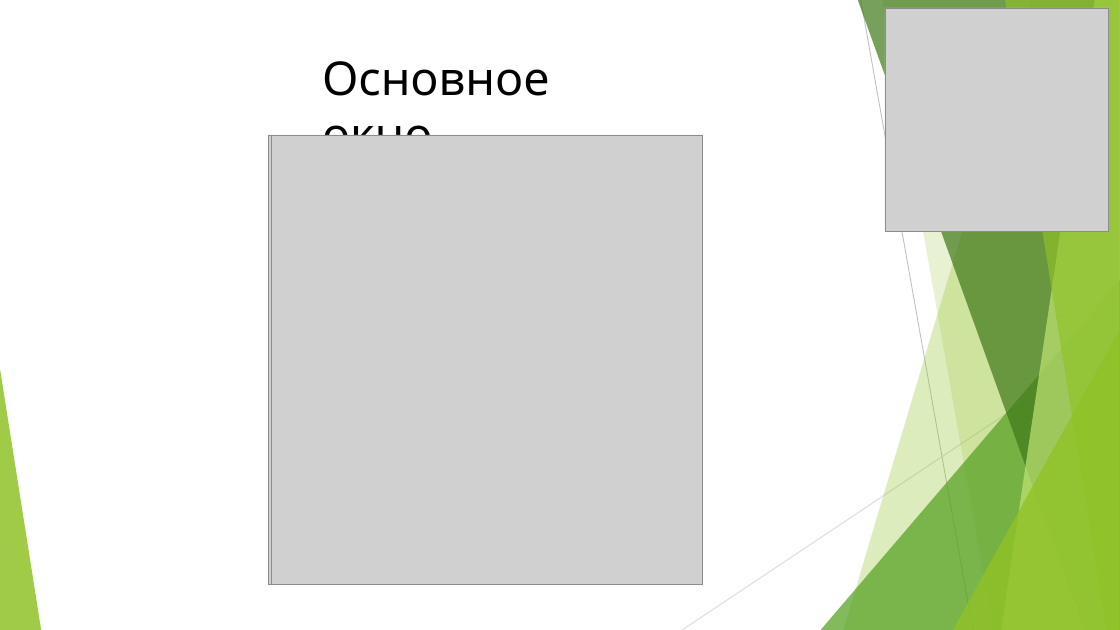
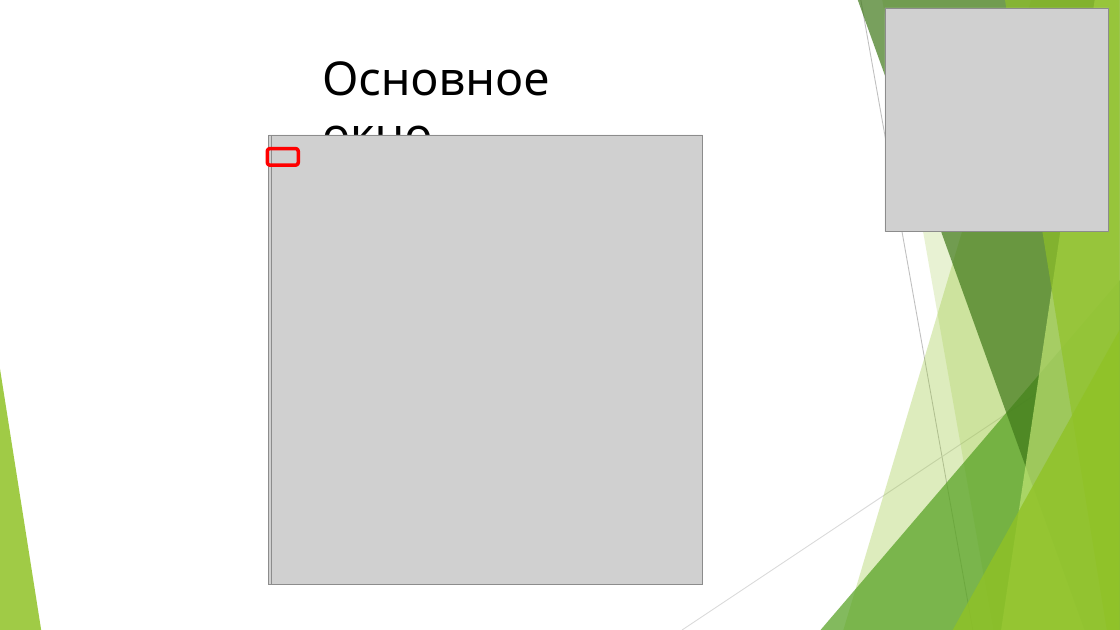
Before and after one commit to PushkinC/GUItoTurtle, a slide deck: slide 12 of GUItoTurtle.pptx (slide 14 before the commit). Drawn at 1120x630 pixels with LibreOffice and Linux fonts; fonts in the diff are those of the drawing; grey boxes stand for pictures. Boxes give left, top, right and bottom in pixels: in the first picture for what was removed or moved away, otherwise in the second. Text is boxed around its words. In the diff, an @@ line names an element or a change of style, - is before the commit and + after.

```diff
--- a/GUItoTurtle.pptx
+++ b/GUItoTurtle.pptx
@@ rounded rectangle added at (267, 149, 298, 166), outline #FF0000 3 pt @@
```
Also in this commit, not shown: 9 other slides changed, 2 slides added, 2 slides removed, 8 other files.
